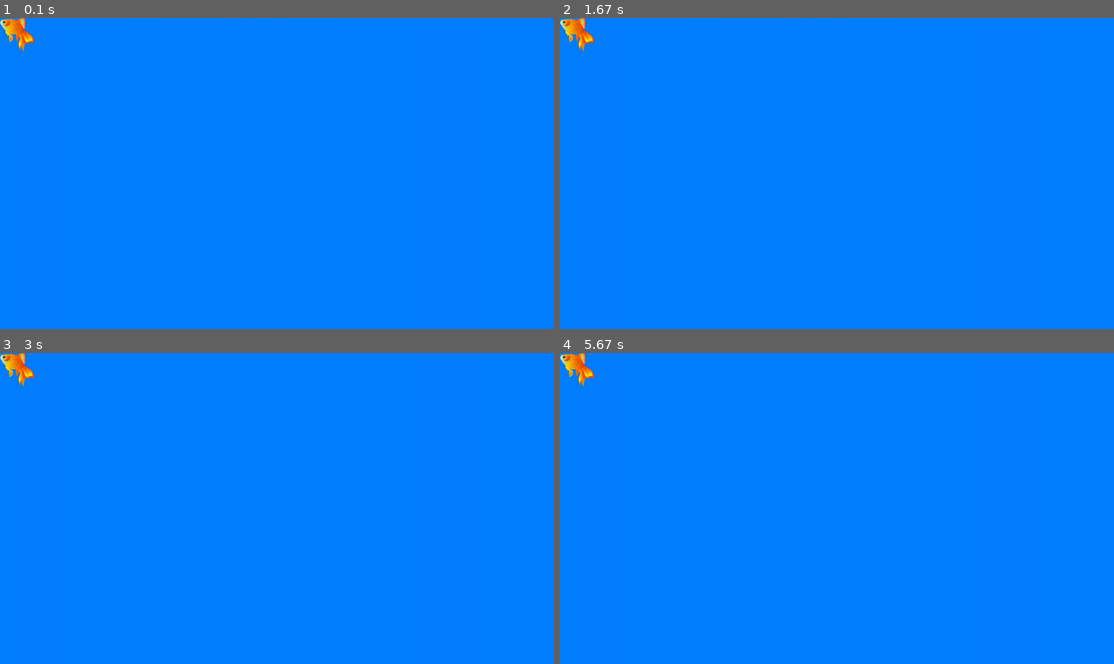
Above: before the commit, frames 1-4 (two rows, left to right).
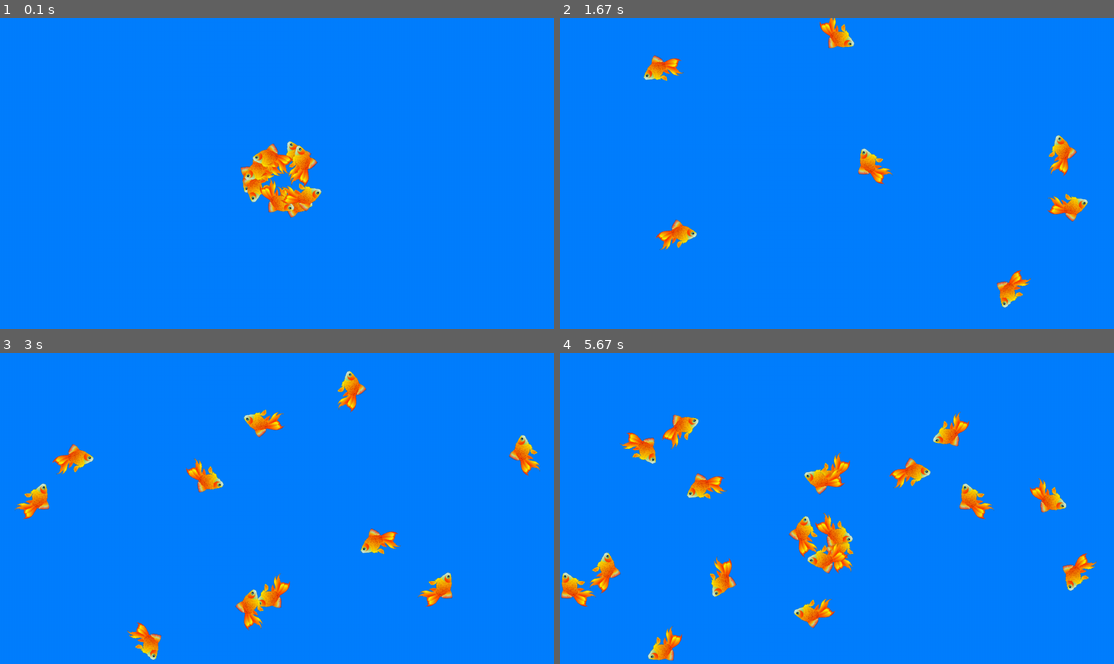
Above: after the commit, the same moments.

Repository: Cdbot100/Pygame0
Game: pygame game, started from main.py
Two runs of this game, one before a commit and one after it. Both use one fixed random seed, a clock stepped at 60 frames per second and the inputs below.
Inputs (mouse positions are in pixels of both pictures, inside the frame that each line leads up to):
- Up to frame 1 (0.1 s): no input
- Up to frame 2 (1.67 s): click (1014, 164) at 0.38 s; tap D at 0.67 s; hold Esc 1-1.47 s; click (1041, 282) at 1.55 s
- Up to frame 3 (3 s): click (288, 402) at 1.88 s; click (249, 589) at 2.22 s; click (260, 455) at 2.55 s; click (199, 443) at 2.88 s
- Up to frame 4 (5.67 s): click (981, 480) at 3.22 s; click (1008, 502) at 3.55 s; click (953, 452) at 3.88 s; click (676, 449) at 4.22 s; click (859, 496) at 4.55 s; click (676, 489) at 4.88 s; click (753, 598) at 5.22 s; click (670, 623) at 5.55 s

The runs differ from the first frame. In frame 1, 2.4% of the frame differs, in the area x 0-59%, y 0-65%; in frame 2, 2.8%; in frame 3, 4.2%; in frame 4, 6.7%, in the area x 0-97%, y 0-100%.

Commit message:
Added Fish Class, Updated Event keys, Completed Project

Diff:
--- /dev/null
+++ b/fish.py
@@ -0,0 +1,30 @@
+import pygame, random
+
+class Fish:
+    def __init__(self,pos):
+        # load image and rect
+        self.image = pygame.image.load("kindpng_4889542.png")
+        self.image = pygame.transform.smoothscale(self.image, (80, 80))
+        self.rect = self.image.get_rect()
+        self.rect.center = pos
+
+        # Set speed and rotation
+        self.speed = pygame.math.Vector2(0, 10)
+        rotation = random.randint(0, 360)
+        self.speed.rotate_ip(rotation)
+        self.image = pygame.transform.rotate(self.image, 180 - rotation)
+
+    def update(self):
+        screen_info = pygame.display.Info()
+        self.rect.move_ip(self.speed)
+        if self.rect.left < 0 or self.rect.right > screen_info.current_w:
+            self.speed[0] *= -1
+            self.image = pygame.transform.flip(self.image, True, False)
+            self.rect.move_ip(self.speed[0], 0)
+        if self.rect.top < 0 or self.rect.bottom > screen_info.current_h:
+            self.speed[1] *= -1
+            self.image = pygame.transform.flip(self.image, True, False)
+            self.rect.move_ip(self.speed[1], 0)
+
+    def draw(self, screen):
+        screen.blit(self.image,self.rect)
--- a/main.py
+++ b/main.py
@@ -1,5 +1,6 @@
 import sys, pygame, random
 from pygame.locals import *
+from fish import *
 
 pygame.init()
 screen_info = pygame.display.Info()
@@ -11,18 +12,31 @@
 clock = pygame.time.Clock()
 color = (0,127,255)
 
-#load image and rect
-fish_image = pygame.image.load("kindpng_4889542.png")
-fish_image = pygame.transform.smoothscale(fish_image, (80,80))
-fish_rect = fish_image.get_rect()
+fishes = []
 
 def main():
+    for i in range(10):
+        fishes.append(Fish((width/2, height/2)))
     while True:
         clock.tick(60)
+        for event in pygame.event.get():
+            if event.type == QUIT:sys.exit()
+            #Optional events to include
+            if event.type == MOUSEBUTTONDOWN:
+                fishes.append(Fish(event.pos))
+            if event.type == KEYDOWN:
+                if event.key == K_d:
+                    for i in range(len(fishes) // 2):fishes.pop(0)
+                if event.key == K_f:
+                    pygame.display.set_mode(screen_size, FULLSCREEN)
+                if event.key == K_ESCAPE:
+                    pygame.display.set_mode(size)
         screen.fill(color)
-        screen.blit(fish_image, fish_rect)
+        for fish in fishes:
+            fish.update()
+        for fish in fishes:
+            fish.draw(screen)
         pygame.display.flip()
-
 
 if __name__=="__main__":
     main()
